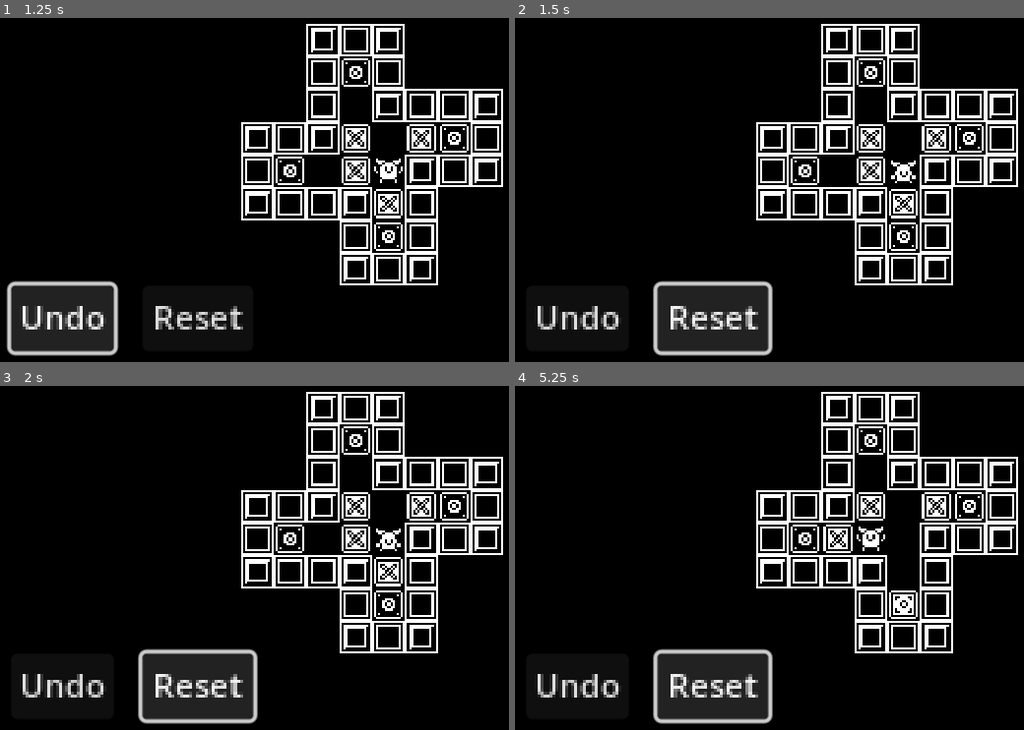
Above: before the commit, frames 1-4 (two rows, left to right).
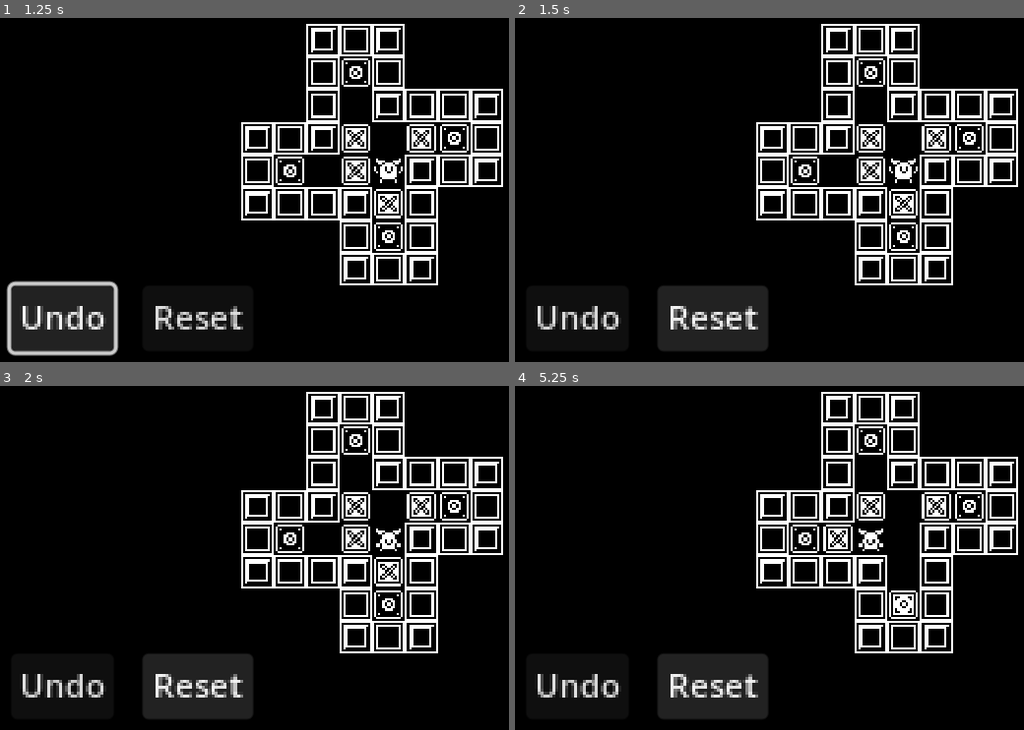
Above: after the commit, the same moments.

Repository: daviddeejjames/box-world-clone
Game: Godot game, scene res://scenes/levels/box_world_level1.tscn
Same seed, same stepped clock (60 frames per second), same inputs: the game is played once before the commit and once after it.
Inputs:
- Up to frame 1 (1.25 s): click "Undo" at 0.5 s
- Up to frame 2 (1.5 s): click "Reset" at 1.25 s
- Up to frame 3 (2 s): no input
- Up to frame 4 (5.25 s): hold Right (ui_right) 2.03-2.78 s; hold Down (ui_down) 2.78-3.53 s; hold Right (ui_right) 3.53-4.28 s; hold Up (ui_up) 4.28-5.03 s; hold Left (ui_left) from 5.03 s (still down)

Frame 1 is identical in both runs. In frame 2, 1.3% of the frame differs, in the area x 27-80%, y 40-99%; in frame 3, 1.2%; in frame 4, 1.4%, in the area x 27-73%, y 40-99%.

Commit message:
Fixed undo using dictionary to maintain state

Diff:
--- a/scenes/levels/box_world_level1.tscn
+++ b/scenes/levels/box_world_level1.tscn
@@ -1250,7 +1250,8 @@
 [node name="AcceptDialog" type="AcceptDialog" parent="."]
 title = "Pusholo"
 initial_position = 5
-size = Vector2i(122, 100)
+size = Vector2i(256, 100)
+ok_button_text = "Continue"
 dialog_text = "Level cleared!"
 dialog_close_on_escape = false
 
@@ -1300,5 +1301,5 @@
 "
 
 [connection signal="confirmed" from="AcceptDialog" to="." method="_on_accept_dialog_confirmed"]
-[connection signal="pressed" from="UI/Reset Button" to="." method="_on_button_pressed"]
+[connection signal="pressed" from="UI/Reset Button" to="." method="_on_reset_button_pressed"]
 [connection signal="pressed" from="UI/Undo Button" to="." method="_on_undo_button_pressed"]
--- a/scenes/levels/box_world_level3.tscn
+++ b/scenes/levels/box_world_level3.tscn
@@ -1287,15 +1287,17 @@
 [node name="Reset Button" type="Button" parent="UI"]
 offset_left = -32.0
 offset_top = 80.0
-offset_right = 22.0
-offset_bottom = 111.0
+offset_right = 3.0
+offset_bottom = 102.0
+theme_override_font_sizes/font_size = 14
 text = "Reset"
 
 [node name="Undo Button" type="Button" parent="UI"]
 offset_left = -96.0
 offset_top = 80.0
-offset_right = -46.0
-offset_bottom = 111.0
+offset_right = -48.0
+offset_bottom = 108.0
+theme_override_font_sizes/font_size = 14
 text = "Undo
 "
 
--- a/scripts/box.gd
+++ b/scripts/box.gd
@@ -3,7 +3,6 @@
 const gridSize = 16
 
 @onready var ray = $RayCast2D
-var lastPosition = []
 
 var inputs = {
 	'ui_up': Vector2.UP,
@@ -21,7 +20,6 @@
 func move(direction):
 	var nextPosition = inputs[direction] * gridSize
 	if isNextPositionValid(nextPosition):
-		lastPosition.push_back(self.position)
 		self.position += nextPosition
 		return true
 	else:
--- a/scripts/box_world.gd
+++ b/scripts/box_world.gd
@@ -29,8 +29,11 @@
 func _on_undo_button_pressed():
 	var player = $Player
 	var boxes = $Boxes
-	for box in boxes.get_children():
-		if box.lastPosition.size() > 0:
-			box.position = box.lastPosition.pop_back()
+
 	if player.lastPlayerPos.size() > 0:
-		player.position = player.lastPlayerPos.pop_back()
+		var undoDict = player.lastPlayerPos.pop_back()
+		print(undoDict) # prints state we are reverting to
+		var prevBoxPos = undoDict["BoxPos"]
+		var prevBoxIndex = undoDict["BoxIndex"]
+		player.position = undoDict["PlayerPos"]
+		boxes.get_child(prevBoxIndex).position = prevBoxPos
--- a/scripts/player.gd
+++ b/scripts/player.gd
@@ -33,5 +33,10 @@
 		var collider = ray.get_collider()
 		if collider.is_in_group('box'):
 			if collider.move(direction):
-				lastPlayerPos.push_back(self.position)
+				var undoDict = {
+					"PlayerPos" = self.position,
+					"BoxPos" = (self.position + nextPosition),
+					"BoxIndex" = collider.get_index()
+				}
+				lastPlayerPos.push_back(undoDict)
 				self.position += nextPosition
